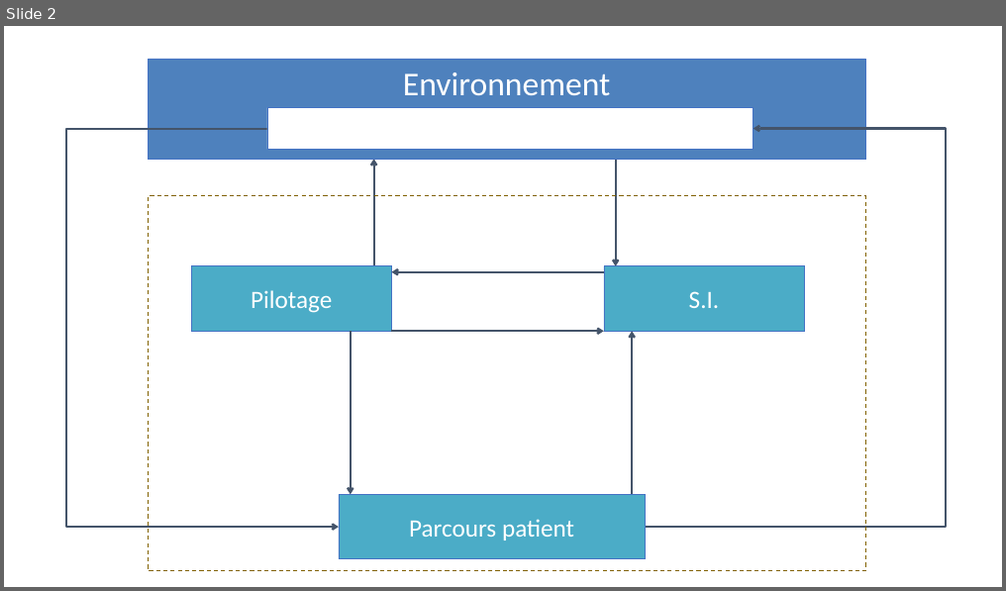
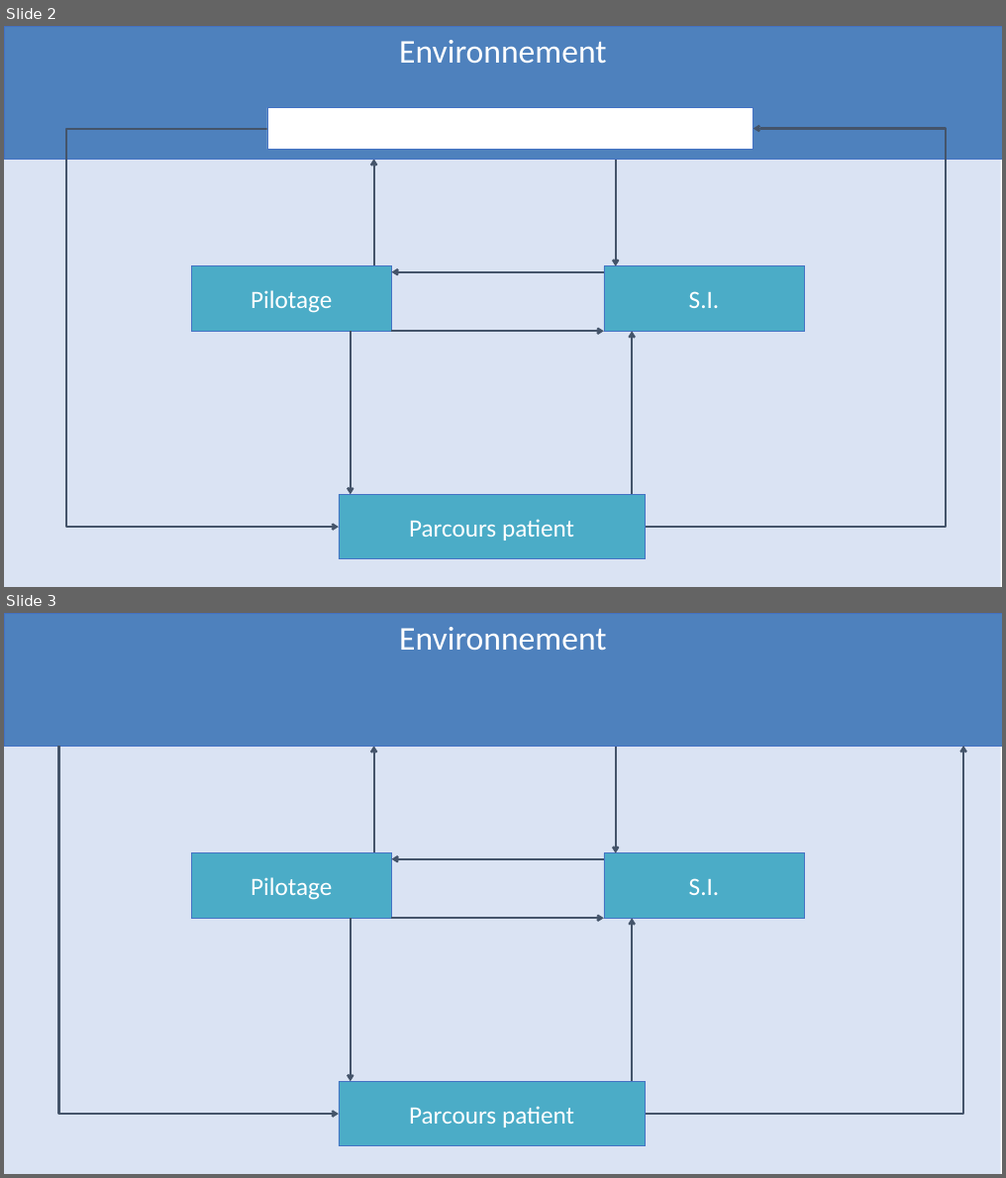
Before and after one commit to Mouhamed-13/projet-FENS, a slide deck: thématique SI/004 Définir le SI/rsrc/exercice_004.pptx. Shown one above the other, each under a label of ours: slide 2 before the commit, slides 2 and 3 after it. The pictures are 1006x591 and 1006x1178 pixels, drawn with LibreOffice and Linux fonts; fonts in the diff are those of the drawing. Boxes give left, top, right and bottom in pixels: in the first picture for what was removed or moved away, otherwise in the second. Text is boxed around its words. In the diff, an @@ line names an element or a change of style, - is before the commit and + after.

```diff
--- a/thématique SI/004 Définir le SI/rsrc/exercice_004.pptx
+++ b/thématique SI/004 Définir le SI/rsrc/exercice_004.pptx
@@ slide 3 added at [4, 613, 1002, 1174], background #FFFFFF @@
@@ rectangle added at [4, 613, 1002, 747], fill #4E81BD, outline #4472C4 0.5 pt, 32 pt, text #FFFFFF @@
+Environnement
@@ rectangle added at [4, 746, 1000, 1174], fill #DAE3F3 @@
@@ elbow arrow added from (58, 746) to (339, 1114), #44546A 2 pt @@
@@ arrow added from (374, 854) to (374, 747), #44546A 2 pt @@
@@ arrow added from (616, 747) to (616, 854), #44546A 2 pt @@
@@ elbow arrow added from (645, 1114) to (963, 746), #44546A 2 pt @@
@@ rectangle added at [191, 854, 392, 919], fill #4BACC7, outline #4472C4 0.5 pt, 24 pt, text #FFFFFF @@
+Pilotage
@@ arrow added from (604, 860) to (392, 860), #44546A 2 pt @@
@@ rectangle added at [604, 854, 804, 919], fill #4BACC7, outline #4472C4 0.5 pt, 24 pt, text #FFFFFF @@
+S.I.
@@ arrow added from (350, 919) to (350, 1081), #44546A 2 pt @@
@@ arrow added from (392, 919) to (604, 919), #44546A 2 pt @@
@@ arrow added from (632, 1081) to (632, 919), #44546A 2 pt @@
@@ rectangle added at [339, 1081, 645, 1147], fill #4BACC7, outline #4472C4 0.5 pt, 24 pt, text #FFFFFF @@
+Parcours patient
@@ slide 2 changed as well @@
@@ rectangle "Environnement": place and size @@
-rectangle "Environnement" at [149, 59, 866, 159]
+rectangle "Environnement" at [4, 26, 1002, 160]
@@ rectangle: place and size @@
-rectangle at [149, 196, 866, 571]
+rectangle at [4, 159, 1000, 587]
@@ rectangle at [4, 159, 1000, 587]: fill none to #DAE3F3; outline #806000 1 pt dashed to none @@
```
Also in this commit, not shown: 1 other slide changed, 5 other files.
